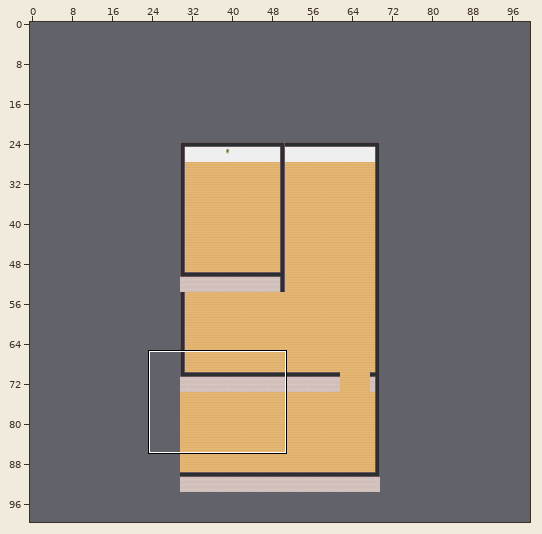
Tiled map (JSON): i-unit-Startermap.tmj. Above, an overview of the earlier version with the close-up marked.
Close-up. The starting point:
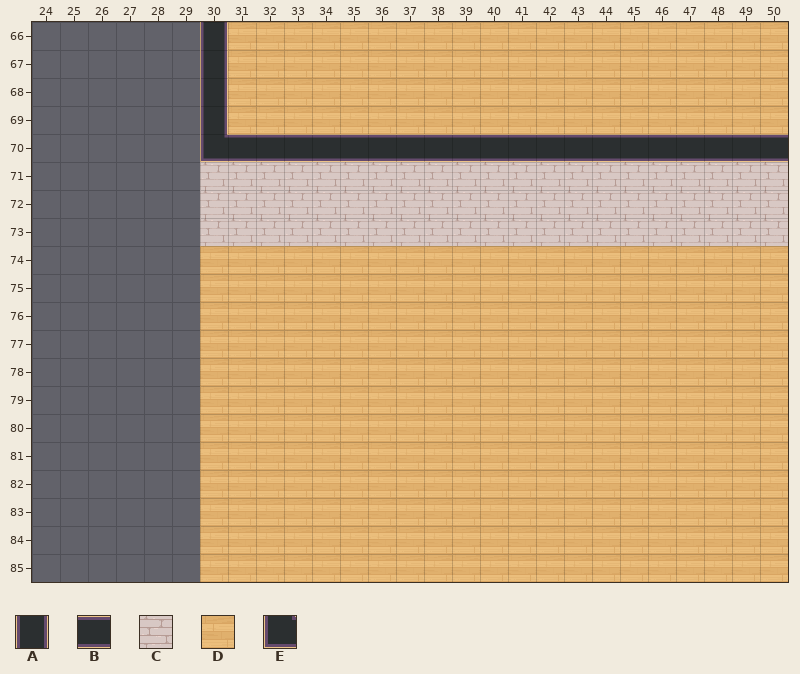
Cells are 32x32 px. Shown: x 24..50, y 66..85. The commit also changed other parts of the map, which this record leaves out. The old version is drawn lined up with the new one.
Key: from "WA_Room_Builder": A 102, B 104, C 310, D 350, E 368.
_ is an empty cell, # one hidden under a higher layer.
Layers that did not change in this view are not listed.
Layer "floor/floor1" before, first column x 24:
66 ______#DDDDDDDDDDDDDDDDDDDD
67 ______#DDDDDDDDDDDDDDDDDDDD
68 ______#DDDDDDDDDDDDDDDDDDDD
69 ______#DDDDDDDDDDDDDDDDDDDD
70 ______#####################
71 ______#####################
72 ______#####################
73 ______#####################
74 ______DDDDDDDDDDDDDDDDDDDDD
75 ______DDDDDDDDDDDDDDDDDDDDD
76 ______DDDDDDDDDDDDDDDDDDDDD
77 ______DDDDDDDDDDDDDDDDDDDDD
78 ______DDDDDDDDDDDDDDDDDDDDD
79 ______DDDDDDDDDDDDDDDDDDDDD
80 ______DDDDDDDDDDDDDDDDDDDDD
81 ______DDDDDDDDDDDDDDDDDDDDD
82 ______DDDDDDDDDDDDDDDDDDDDD
83 ______DDDDDDDDDDDDDDDDDDDDD
84 ______DDDDDDDDDDDDDDDDDDDDD
85 ______DDDDDDDDDDDDDDDDDDDDD
Layer "walls/walls1" before, first column x 24:
66 ______A____________________
67 ______A____________________
68 ______A____________________
69 ______A____________________
70 ______EBBBBBBBBBBBBBBBBBBBB
71 ______CCCCCCCCCCCCCCCCCCCCC
72 ______CCCCCCCCCCCCCCCCCCCCC
73 ______CCCCCCCCCCCCCCCCCCCCC
74 ___________________________
75 ___________________________
76 ___________________________
77 ___________________________
78 ___________________________
79 ___________________________
80 ___________________________
81 ___________________________
82 ___________________________
83 ___________________________
84 ___________________________
85 ___________________________
Now the later version:
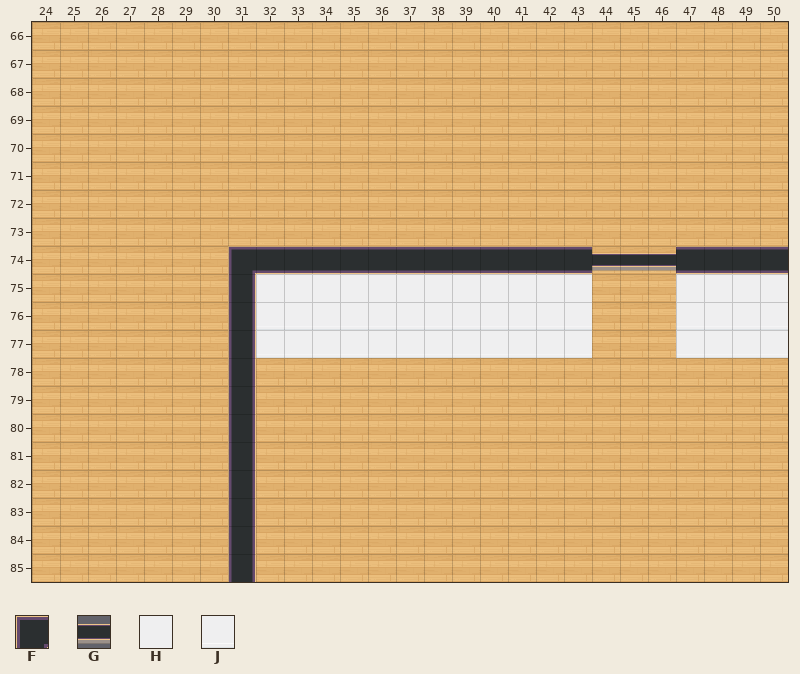
Further tiles: from "WA_Room_Builder": F 28, G 64, H 203, J 228.
Change:
Changed rows in their new state; . is an unchanged cell.
map size 40x70 -> 100x100 cells (old content now starts at 30,24; both pictures use the new coordinates)
Layer "floor/floor1":
first column x 24:
66 DDDDDD..
67 DDDDDD..
68 DDDDDD..
69 DDDDDD..
70 DDDDDD..
71 DDDDDD..
72 DDDDDD..
73 DDDDDD..
74 DDDDDD..
75 DDDDDD..
76 DDDDDD..
77 DDDDDD..
78 DDDDDD..
79 DDDDDD..
80 DDDDDD._
81 DDDDDD._
82 DDDDDD._
83 DDDDDD..
84 DDDDDD..
85 DDDDDD..
Layer "walls/walls1":
first column x 30:
66 _....................
67 _....................
68 _....................
69 _....................
70 _____________________
71 _____________________
72 _____________________
73 _____________________
74 .FBBBBBBBBBBBBGGGBBBB
75 .AHHHHHHHHHHHH...HHHH
76 .AJJJJJJJJJJJJ...JJJJ
77 .AJJJJJJJJJJJJ...JJJJ
78 .A...................
79 .A...................
80 .A...................
81 .A...................
82 .A...................
83 .A...................
84 .A...................
85 .A...................
Boxes around the changes in both close-ups, in picture pixels (x1, y1, x2, y2):
changed: (32, 22, 788, 582)
